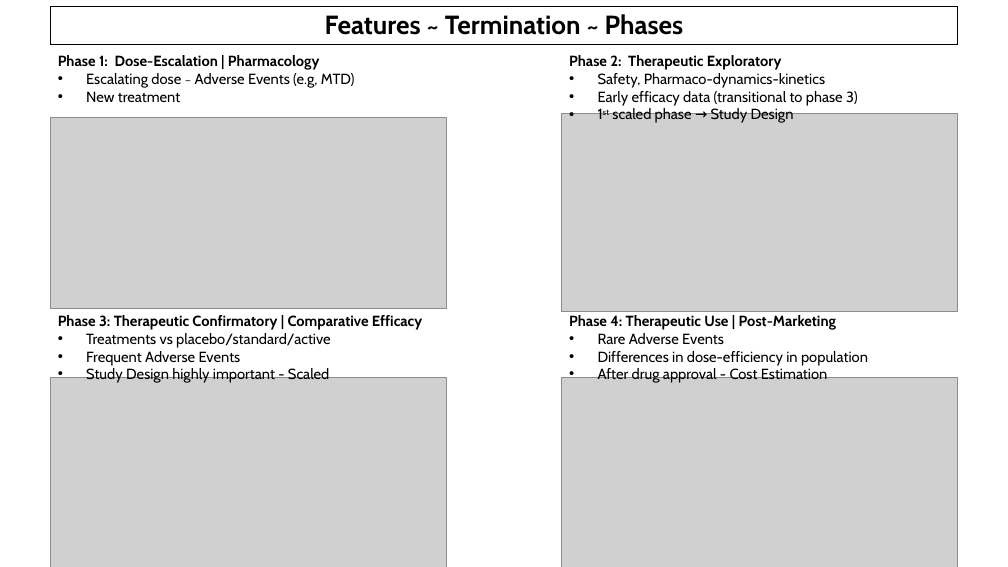
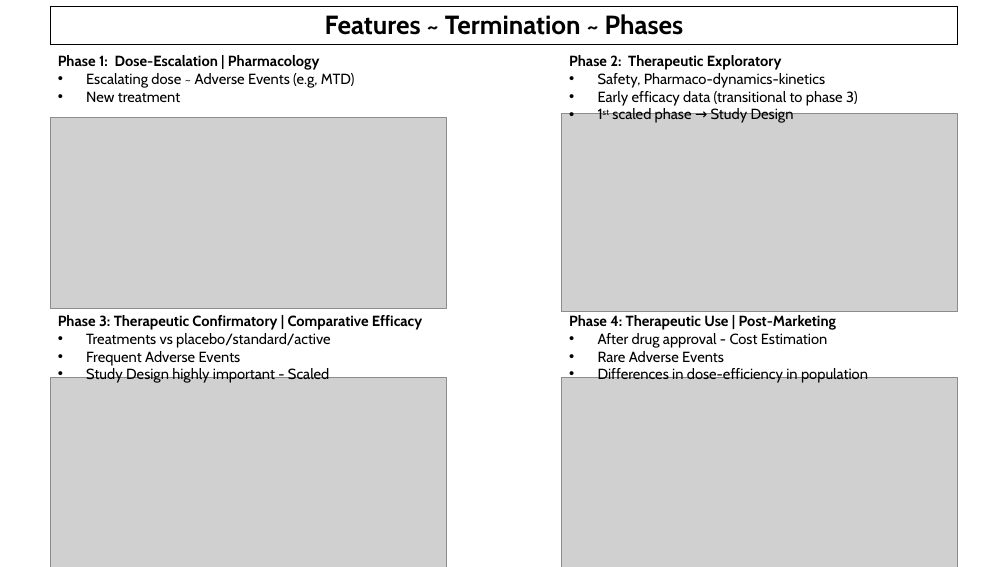
Before and after one commit to AndreouEugenia/Thesis, a slide deck: slide 23 of Thesis_Presentation.pptx. Drawn at 1008x567 pixels with LibreOffice and Linux fonts; fonts in the diff are those of the drawing; grey boxes stand for pictures; background and template pictures are left out. Boxes give left, top, right and bottom in pixels: in the first picture for what was removed or moved away, otherwise in the second. Text is boxed around its words. In the diff, an @@ line names an element or a change of style, - is before the commit and + after.

```diff
--- a/Thesis_Presentation.pptx
+++ b/Thesis_Presentation.pptx
@@ text at (598, 333, 827, 348): paragraph added @@
+• After drug approval - Cost Estimation
@@ text at (598, 367, 827, 383): paragraph removed @@
-• After drug approval - Cost Estimation
```
Also in this commit, not shown: 5 other slides changed, 2 other files.
